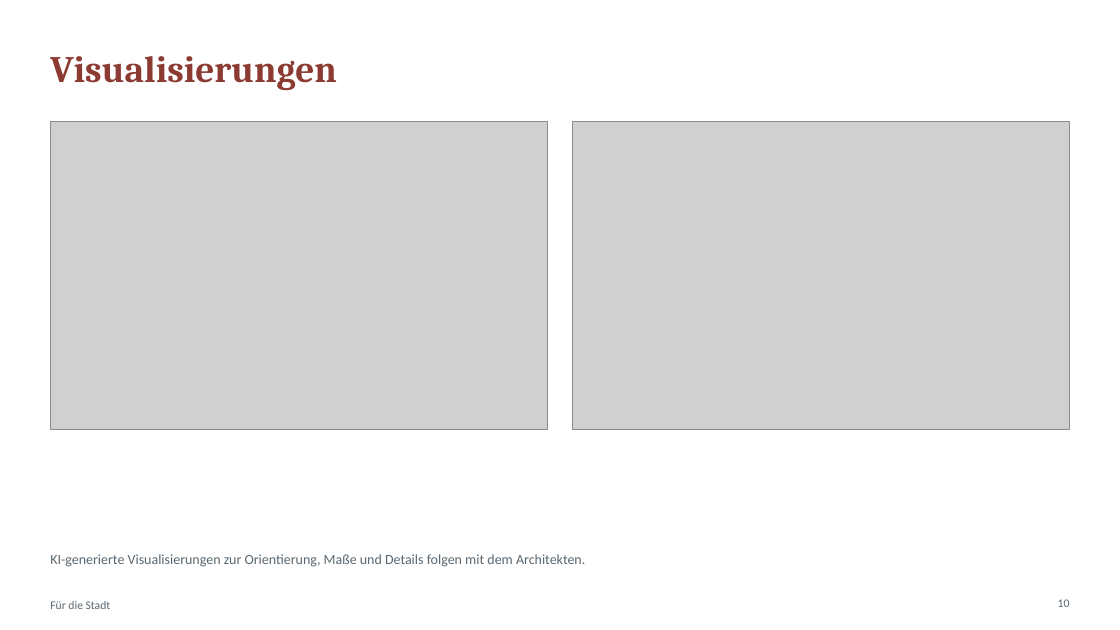
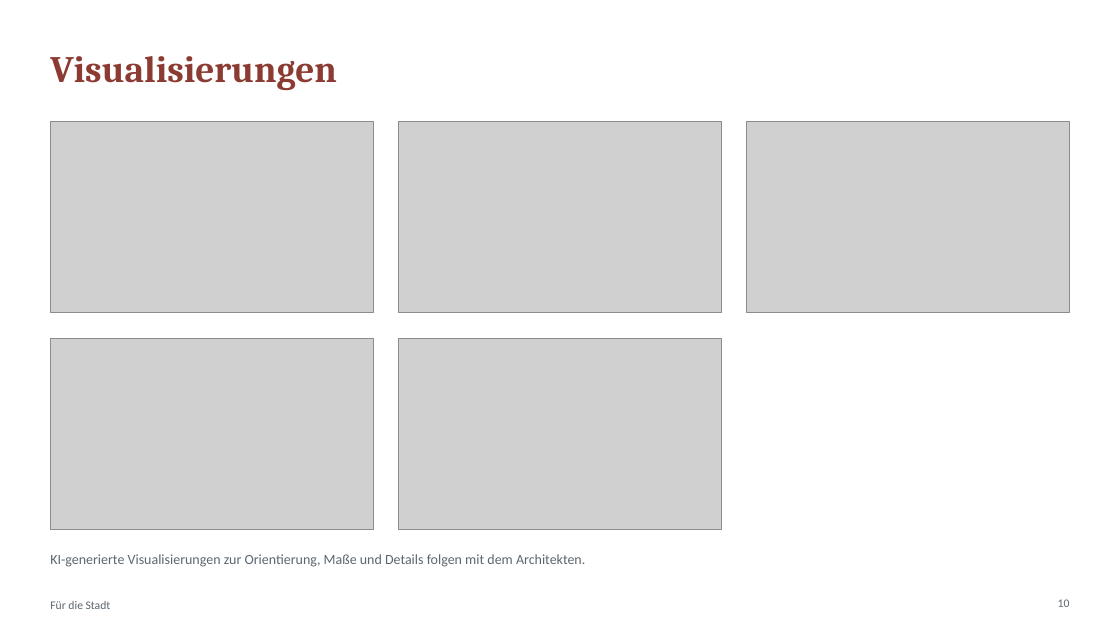
Before and after one commit to CartoonUsername/bau-projekt, a slide deck: slide 10 of praesentation/Neue-Mitte-Werlte_Baufeld3_6-Wohnungen_Gastro-EG.pptx. Drawn at 1120x630 pixels with LibreOffice and Linux fonts; fonts in the diff are those of the drawing; grey boxes stand for pictures. Boxes give left, top, right and bottom in pixels: in the first picture for what was removed or moved away, otherwise in the second. Text is boxed around its words. In the diff, an @@ line names an element or a change of style, - is before the commit and + after.

```diff
--- a/praesentation/Neue-Mitte-Werlte_Baufeld3_6-Wohnungen_Gastro-EG.pptx
+++ b/praesentation/Neue-Mitte-Werlte_Baufeld3_6-Wohnungen_Gastro-EG.pptx
@@ picture: place and size @@
-picture at [50, 122, 548, 430]
+picture at [50, 122, 373, 313]
@@ picture added at [398, 122, 721, 313] @@
@@ picture removed at [573, 122, 1070, 430] @@
@@ picture added at [747, 122, 1070, 313] @@
@@ picture added at [50, 339, 373, 529] @@
@@ picture added at [398, 339, 721, 529] @@
```
Also in this commit, not shown: 1 other slide changed, 7 other files.
